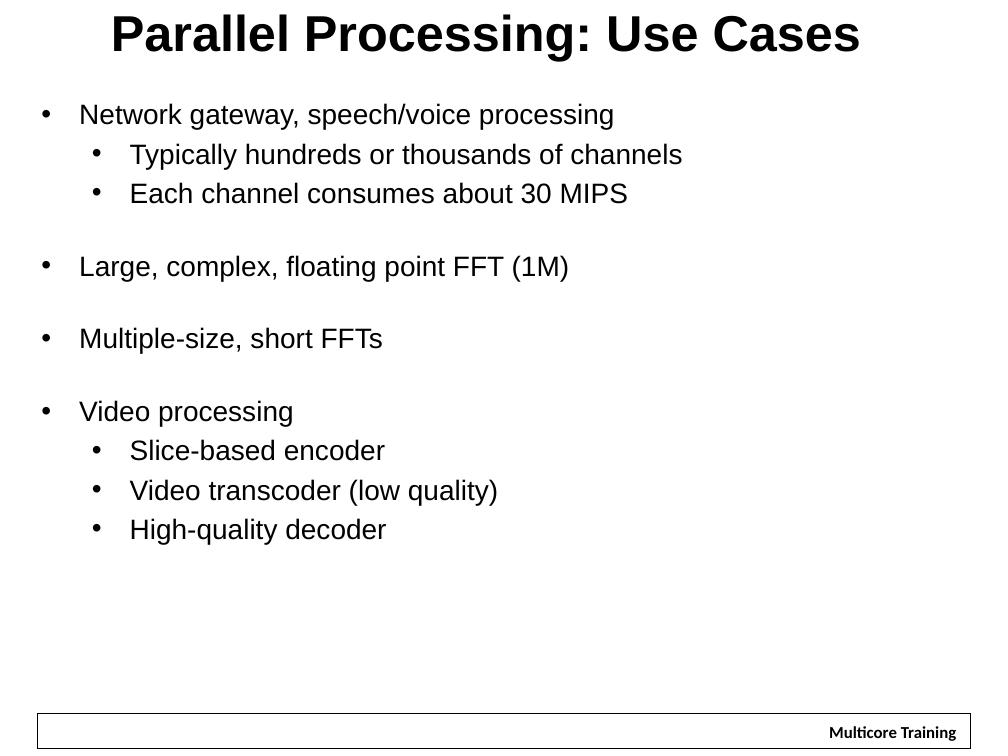
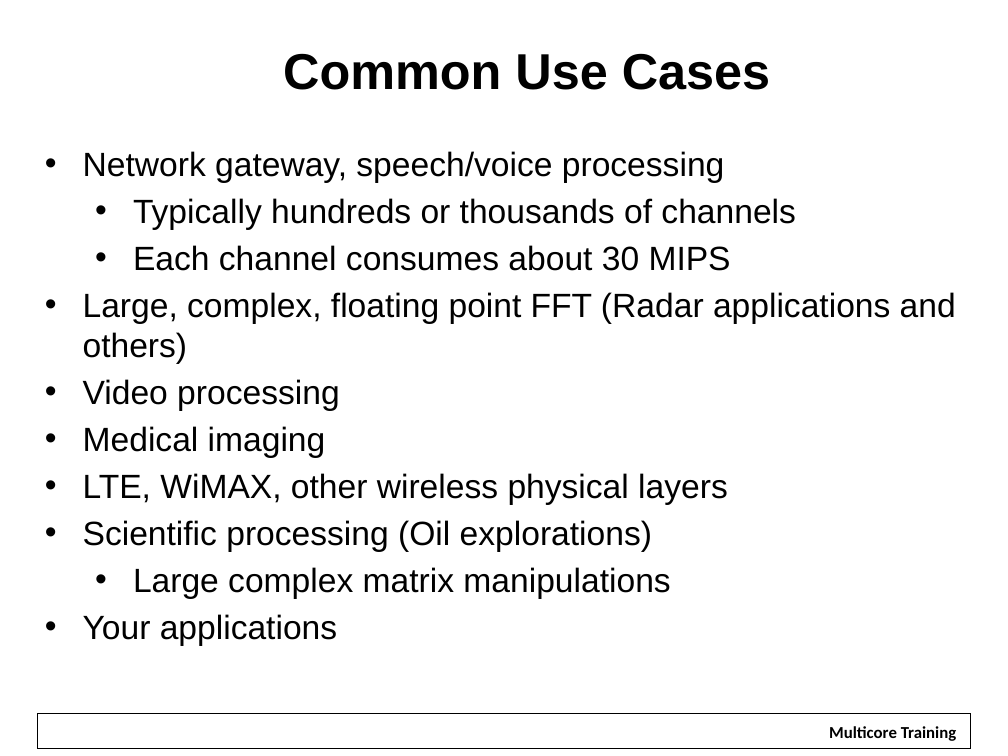
Before and after one commit to hari1989/keystone-workshop, a slide deck: slide 7 of slides/Multicore Design.pptx (slide 4 before the commit). Drawn at 1008x756 pixels with LibreOffice and Linux fonts; fonts in the diff are those of the drawing; background and template pictures are left out. Boxes give left, top, right and bottom in pixels: in the first picture for what was removed or moved away, otherwise in the second. Text is boxed around its words. In the diff, an @@ line names an element or a change of style, - is before the commit and + after.

```diff
--- a/slides/Multicore Design.pptx
+++ b/slides/Multicore Design.pptx
@@ title at <box>283,53,770,90</box>: text changed @@
-Parallel Processing: Use Cases
+Common Use Cases
@@ text "Network gateway, speech/voice processing": place and size @@
-text "Network gateway, speech/voice processing" at <box>79,103,682,544</box>
+text "Network gateway, speech/voice processing" at <box>83,151,956,646</box>
@@ text at <box>83,151,796,411</box>: size 20 to 24 pt in "Network gateway, speech/voice processing", "Typically hundreds or thousands of channels", "Each channel consumes about 30 MIPS", "Video processing" @@
@@ text at <box>83,292,956,364</box>: text changed; size 20 to 24 pt @@
-• Large, complex, floating point FFT (1M)
-• Multiple-size, short FFTs
+• Large, complex, floating point FFT (Radar applications and others)
@@ text at <box>83,426,728,646</box>: text changed; size 20 to 24 pt @@
-  • Slice-based encoder
-  • Video transcoder (low quality)
-  • High-quality decoder
+• Medical imaging
+• LTE, WiMAX, other wireless physical layers
+• Scientific processing (Oil explorations)
+  • Large complex matrix manipulations
+• Your applications
```
Also in this commit, not shown: 6 other slides changed, 36 slides added, 5 slides removed.
